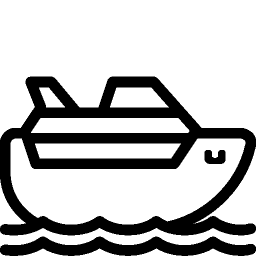
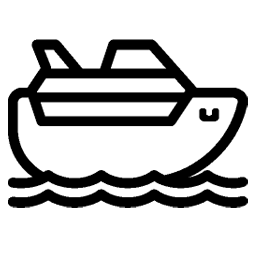
The second 256x256 image is a revision of the first. Changes to its layers:
added layer "Smaller" above "Normal" over [8, 39, 248, 208]
renamed "Layer 0" to "Normal", hid it over [0, 76, 256, 256]
